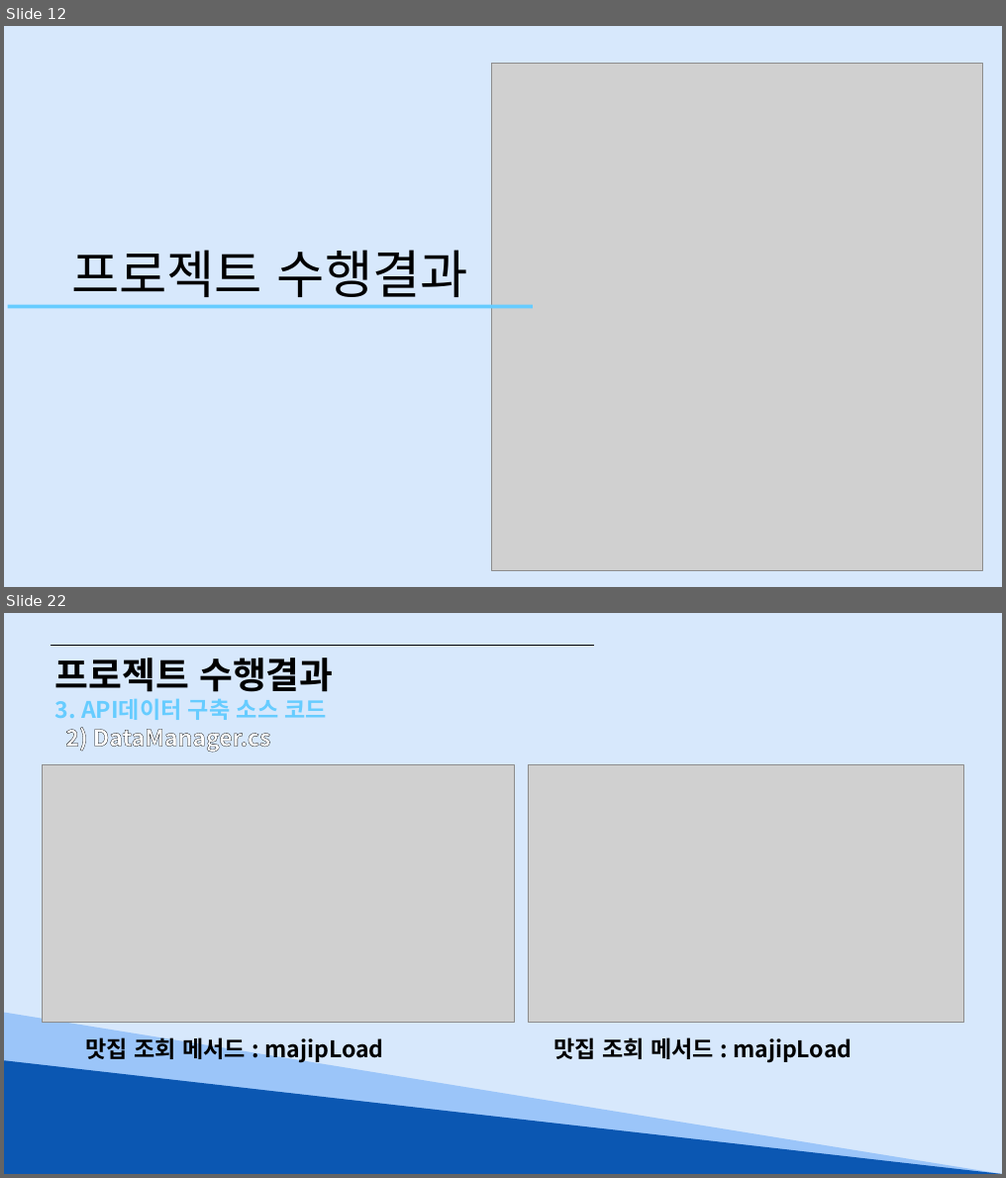
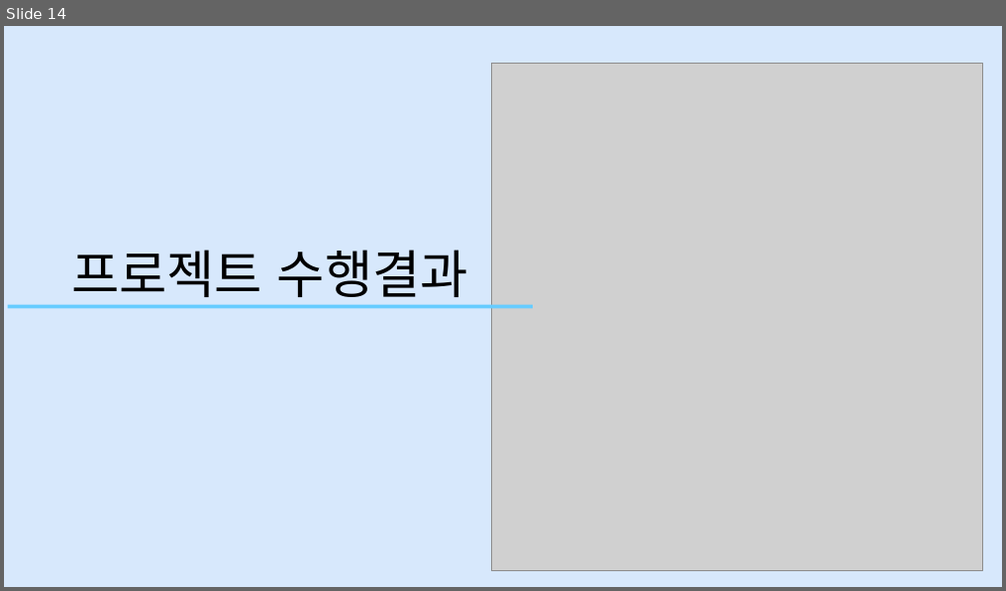
Before and after one commit to Hyno2/CSharpProject, a slide deck: 앉아써 팀(대구광역시 맛집데이터 조회시스템).pptx. Shown one above the other, each under a label of ours: slides 12 and 22 before the commit, slide 14 after it; the slides between them are not shown. The pictures are 1006x1178 and 1006x591 pixels, drawn with LibreOffice and Linux fonts; fonts in the diff are those of the drawing; grey boxes stand for pictures. Boxes give left, top, right and bottom in pixels: in the first picture for what was removed or moved away, otherwise in the second. Text is boxed around its words. In the diff, an @@ line names an element or a change of style, - is before the commit and + after.

```diff
--- a/앉아써 팀(대구광역시 맛집데이터 조회시스템).pptx
+++ b/앉아써 팀(대구광역시 맛집데이터 조회시스템).pptx
@@ slide 22 removed at <box>4,613,1002,1174</box>, background #FFFFFF; not listed: 1 template element that a slide beside it also shows @@
@@ line removed from (51, 646) to (594, 646) @@
@@ text removed at <box>55,658,333,692</box> @@
-프로젝트 수행결과
@@ text removed at <box>55,698,327,752</box> @@
-3. API데이터 구축 소스 코드
-2) DataManager.cs
@@ picture removed at <box>43,765,514,1023</box> @@
@@ picture removed at <box>528,765,963,1023</box> @@
@@ right triangle removed at <box>4,1013,1002,1174</box> @@
@@ text removed at <box>86,1035,383,1063</box> @@
-맛집 조회 메서드 : majipLoad
@@ text removed at <box>554,1038,851,1063</box> @@
-맛집 조회 메서드 : majipLoad
@@ right triangle removed at <box>4,1060,1002,1174</box> @@
@@ what was slide 12 is now slide 14 @@
```
Also in this commit, not shown: 13 slides changed, 3 slides added, 13 other slides removed, 2 other files.
